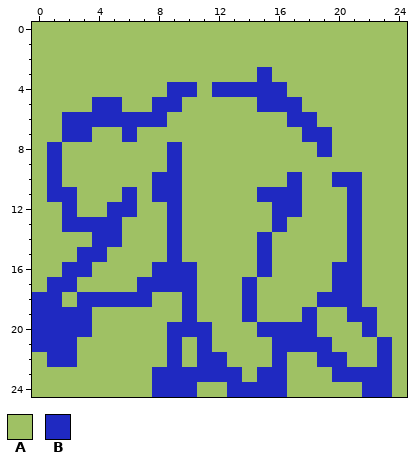
One commit to this pixel-art sprite: ultralight/assets/images/walk1.png. That is the earlier state.
The file is 25x25 pixels.
Palette (. is transparent): A #9fc164  B #1f29c1
Pixels before, first column x 0:
 0 AAAAAAAAAAAAAAAAAAAAAAAAA
 1 AAAAAAAAAAAAAAAAAAAAAAAAA
 2 AAAAAAAAAAAAAAAAAAAAAAAAA
 3 AAAAAAAAAAAAAAABAAAAAAAAA
 4 AAAAAAAAABBABBBBBAAAAAAAA
 5 AAAABBAABBAAAAABBBAAAAAAA
 6 AABBBBBBBAAAAAAAABBAAAAAA
 7 AABBAABAAAAAAAAAAABBAAAAA
 8 ABAAAAAAABAAAAAAAAABAAAAA
 9 ABAAAAAAABAAAAAAAAAAAAAAA
10 ABAAAAAABBAAAAAAABAABBAAA
11 ABBAAABABBAAAAABBBAAABAAA
12 AABAABBAABAAAAAABBAAABAAA
13 AABBBBAAABAAAAAABAAAABAAA
14 AAAABBAAABAAAAABAAAAABAAA
15 AAABBAAAABAAAAABAAAAABAAA
16 AABBAAAABBBAAAABAAAABBAAA
17 ABBAAAABBBBAAABAAAAABBAAA
18 BBABBBBBAABAAABAAAABBBAAA
19 BBBBAAAAAABAAABAAABAABBAA
20 BBBBAAAAABBBAAABBBBAAABAA
21 BBBAAAAAABABAAAABBBBAAABA
22 ABBAAAAAABABBAAABAABBAABA
23 AAAAAAAABBBBBBABBAAABBBBA
24 AAAAAAAABBBAABBBBAAAAABBA
The result:
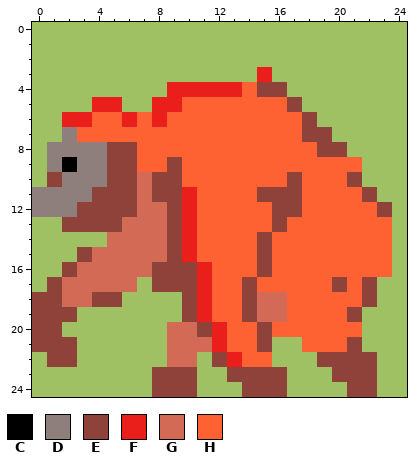
Colours new in this view: C #000000  D #8e7f7d  E #8e423a  F #ea1f1c  G #d36a55  H #ff6232
From old to new:
Changed rows in their new state; - is an unchanged pixel.
first column x 0:
 3 ---------------F--------
 4 ---------FFFFFHEE-------
 5 ----FF--FFHHHHHHHE------
 6 --FFHHFHFHHHHHHHHHE-----
 7 --DHHHHHHHHHHHHHHHEE----
 8 -DDDDEEHHHHHHHHHHHHEE---
 9 -DCDDEEHHEHHHHHHHHHHHH--
10 -EDDDEEGEEHHHHHHHEHHHE--
11 DDDDEEEGEEFHHHHEEEHHHHE-
12 DDDEEEEGGEFHHHHHEEHHHHHE
13 --EEEEGGGEFHHHHHEHHHHHHH
14 ----AGGGGEFHHHHEHHHHHHHH
15 ---EGGGGGEFHHHHEHHHHHHHH
16 --EGGGGGEEEFHHHEHHHHHHHH
17 -EGGGGGAEEEFHHEHHHHHEHE-
18 EEGGEEAA--EFHHEGGHHHHHE-
19 EEEA------EFHHEGGHHHHEA-
20 EEAA-----GGEFHHEHHHHHHA-
21 EEE------GGGFHHEAAHHHE-A
22 -EE------GGAEFHHA--EEEEA
23 --------EEEAAEEEE---EEEA
24 --------EEE--AEEE----EEA
Pixel boxes of the changes (left, top, right, bottom) in both pictures:
changed: (32, 67, 392, 397)
